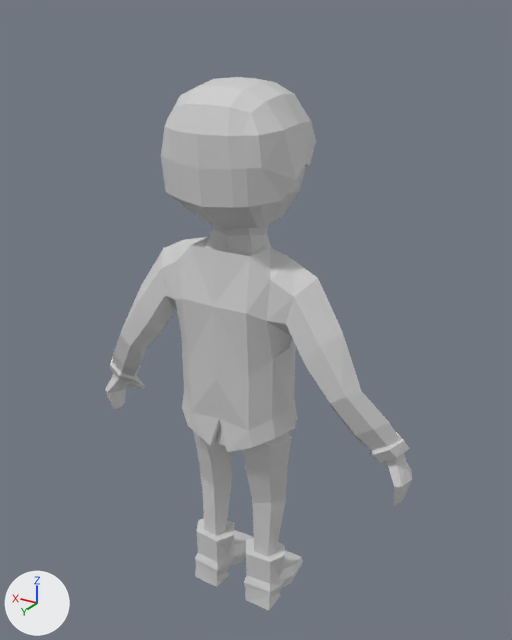
The COLLADA model Resources/Objects/Animated/Model.dae, before and after one commit.
One viewpoint serves both versions: a 50 mm lens placed at (-5.03, 7.95, 8.86), pointed at (-0.1, -0.26, 4.76). Arrows for +X, +Y and +Z are at lower left; the lights stay in place.
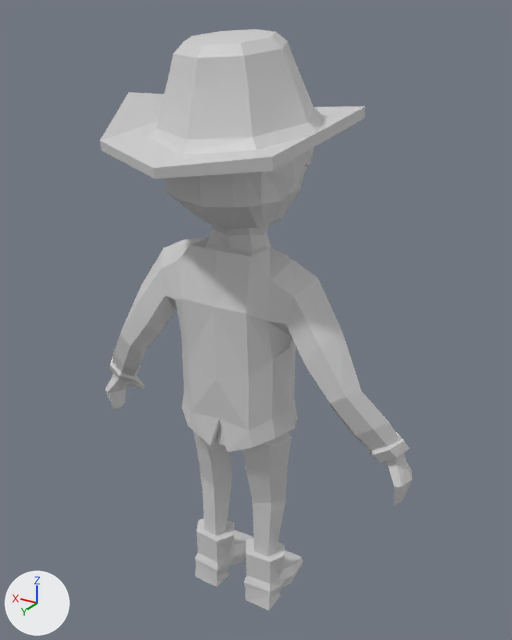
The newer file is also rescaled (x0.5) as a whole; pictures and numbers use the older file's frame.

Location of each change, (x1, y1, x2, y2) in pixels of the pictures (512 x 640 px):
'Cube', reshaped (9% taller): before (105, 77, 412, 610); after (100, 29, 412, 610)
part 1 of me_cube, added: after (100, 29, 365, 179)

Patch to the scene script:
```diff
--- a/Resources/Objects/Animated/Model.dae.py
+++ b/Resources/Objects/Animated/Model.dae.py
@@ me_cube @@
 # used by ob_cube; location = (0.0, 0.0, 0.0)
-me_cube.from_pydata(...)  # 664 vertices, 1280 faces; spans x -2.71..2.71, y -1.03..0.91, z -0.02..8.15
+me_cube.from_pydata(...)  # 740 vertices, 1420 faces; spans x -2.71..2.71, y -1.75..1.78, z -0.02..8.7
+# me_cube part 1: a new loose piece of 73 vertices spanning x -1.74..1.74, y -1.75..1.78, z 7.19..8.7, in mat_material (light grey #d1d1d1)
 me_cube.materials.append(mat_material)
```
